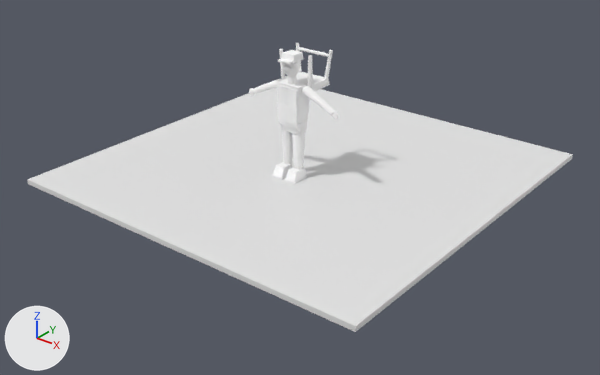
An edit to the Blender file ArtSource/Pedestrians/Blender/ChairCarrierPedestrian3D.blend, drawn before and after from the same camera.
Rendered twice from a 50 mm lens placed at (6.62, -8.13, 4.88), pointed at (0.19, -0.09, -0.11). Lighting does not change. The marker at lower left points along +X, +Y and +Z. The picture after the commit comes second.

The first picture shows 'PreviewGround' and 29 more.
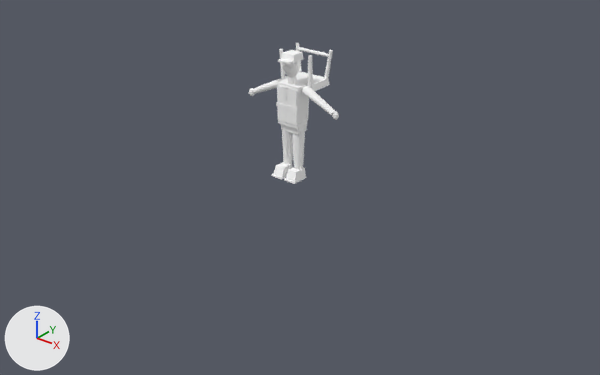
Boxes [x1, y1, x2, y2] around the edits, measured in the pictures (600 x 375 px):
'PreviewGround', deleted
    before: [27, 88, 573, 332]

What changed in the scene script:
```text
Remove ob_previewground:
    ob_previewground = bpy.data.objects.new('PreviewGround', me_previewground_mesh)
    ob_previewground.location = (0.0, 0.0, 0.0)
```
